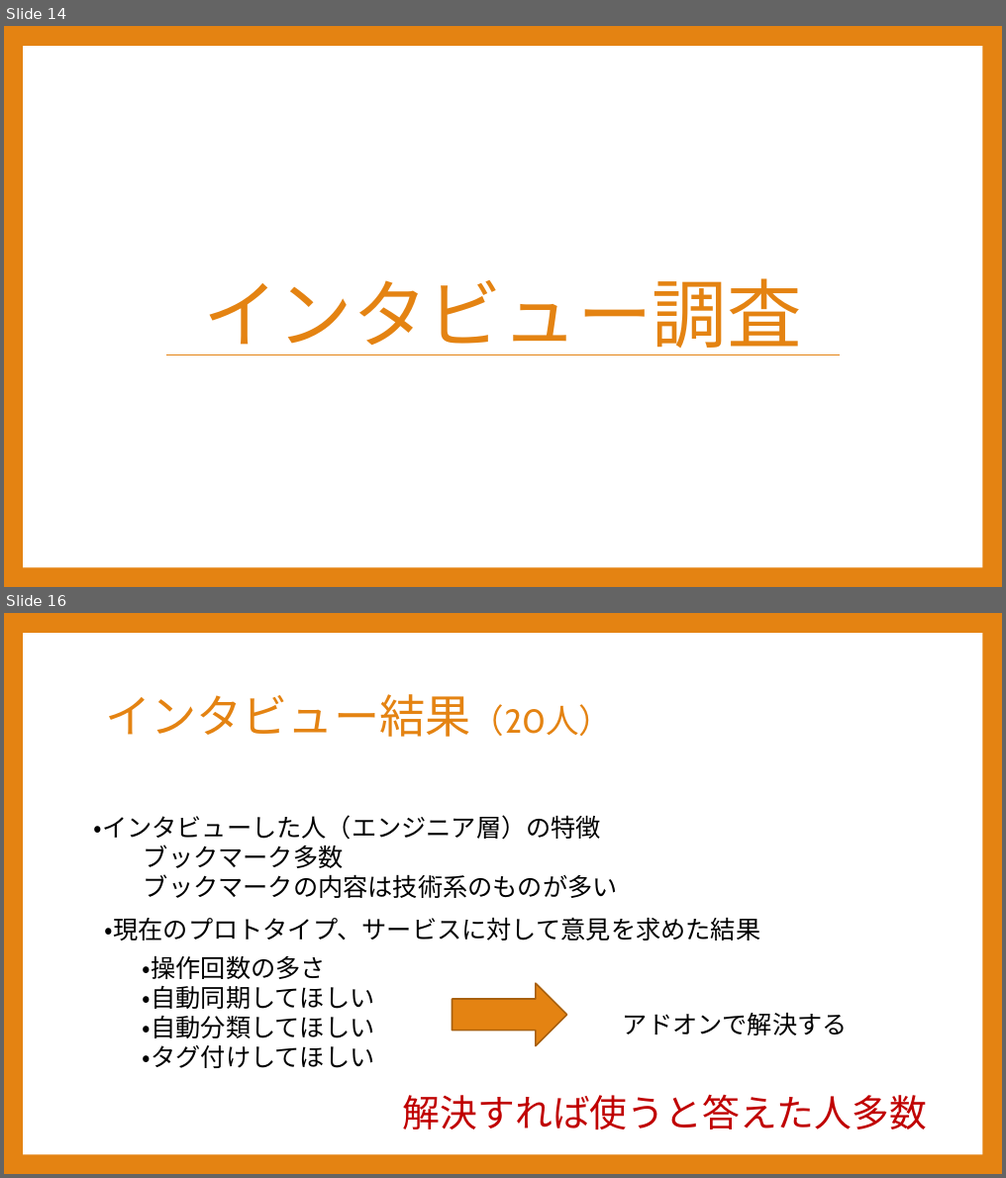
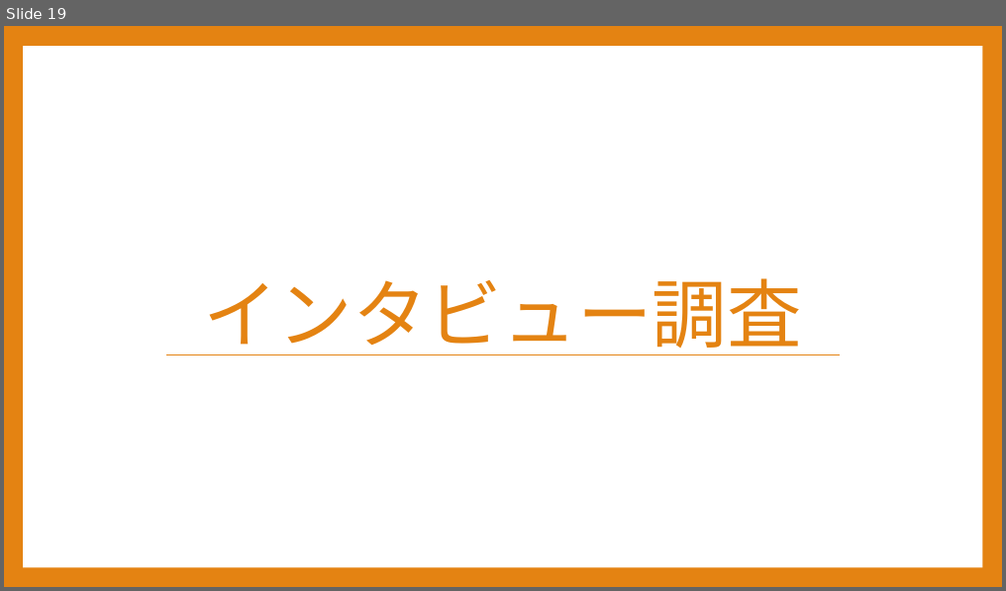
Before and after one commit to Sorarinu/ProjectP2016_F, a slide deck: production-idea/第3回中間発表.pptx. Shown one above the other, each under a label of ours: slides 14 and 16 before the commit, slide 19 after it; the slides between them are not shown. The pictures are 1006x1178 and 1006x591 pixels, drawn with LibreOffice and Linux fonts; fonts in the diff are those of the drawing. Boxes give left, top, right and bottom in pixels: in the first picture for what was removed or moved away, otherwise in the second. Text is boxed around its words. In the diff, an @@ line names an element or a change of style, - is before the commit and + after.

```diff
--- a/production-idea/第3回中間発表.pptx
+++ b/production-idea/第3回中間発表.pptx
@@ slide 16 removed at [4, 613, 1002, 1174], background #E48312; not listed: 1 template element that a slide beside it also shows @@
@@ title removed at [105, 694, 612, 737] @@
-インタビュー結果（20人）
@@ text removed at [94, 815, 618, 898] @@
-・インタビューした人（エンジニア層）の特徴
-ブックマーク多数
-ブックマークの内容は技術系のものが多い
@@ text removed at [105, 917, 760, 941] @@
-・現在のプロトタイプ、サービスに対して意見を求めた結果
@@ text removed at [143, 956, 375, 1068] @@
-・操作回数の多さ
-・自動同期してほしい
-・自動分類してほしい
-・タグ付けしてほしい
@@ right arrow removed at [452, 983, 567, 1047] @@
@@ text removed at [623, 1013, 847, 1036] @@
-アドオンで解決する
@@ text removed at [403, 1094, 927, 1131] @@
-解決すれば使うと答えた人多数
@@ what was slide 14 is now slide 19 @@
```
Also in this commit, not shown: 4 slides changed, 8 slides added, 5 other slides removed, 3 other files.
